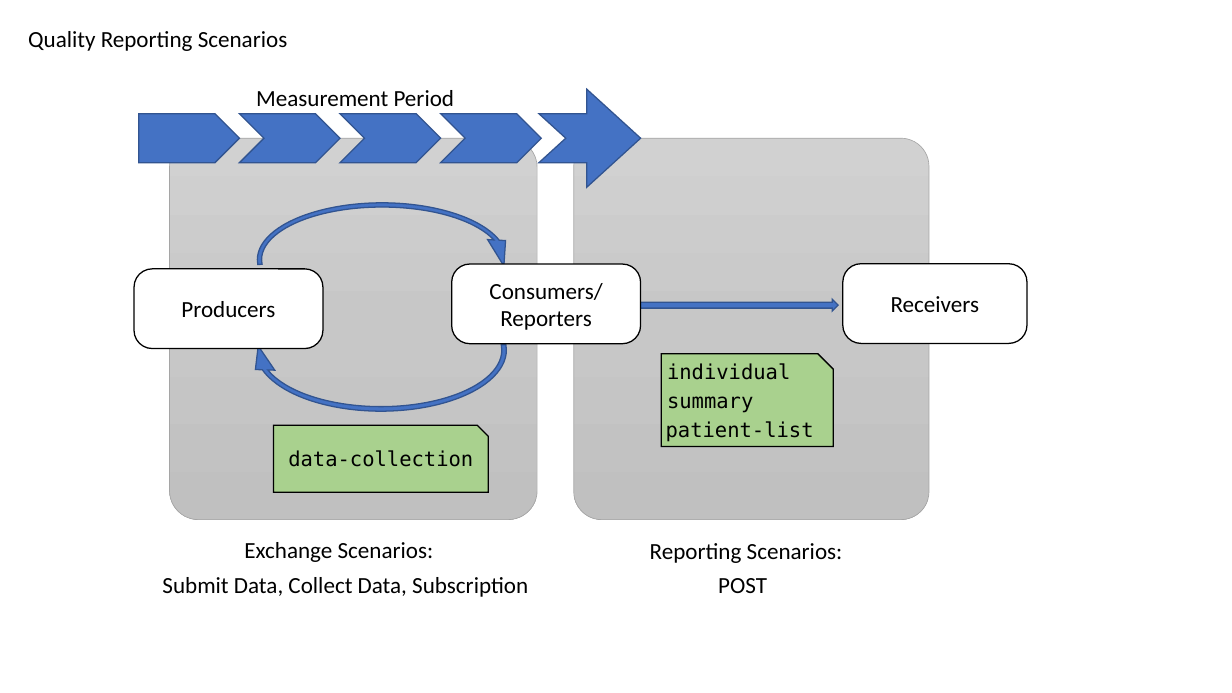
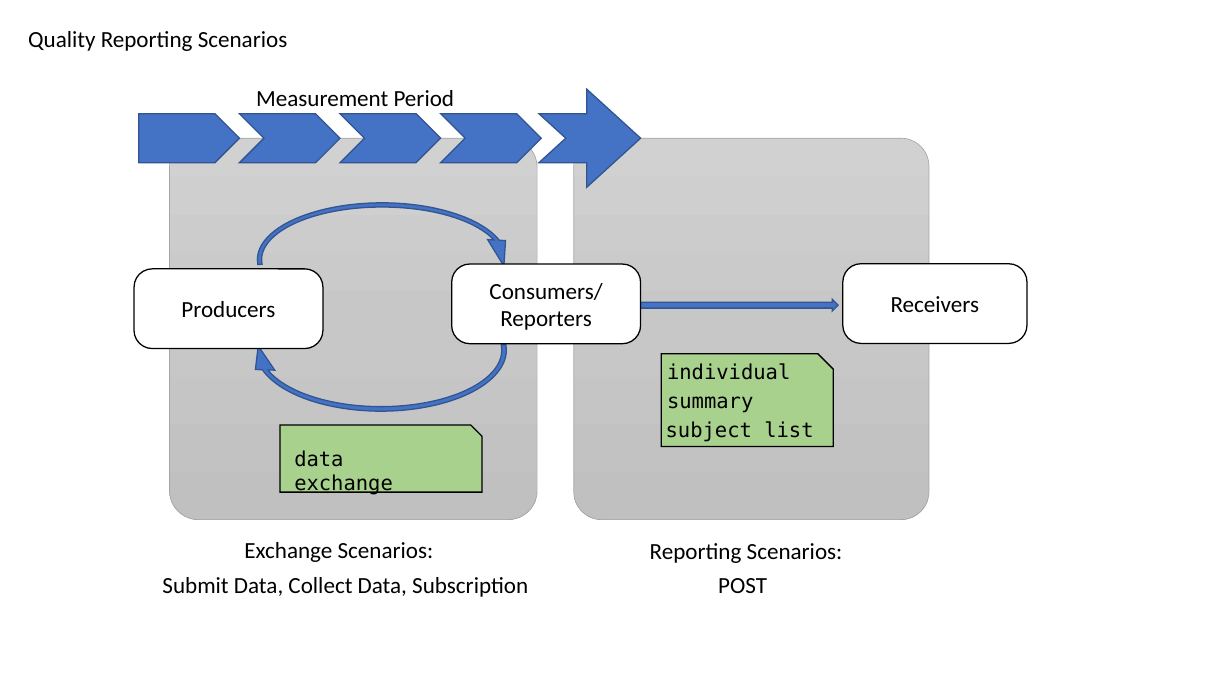
Before and after one commit to HL7/davinci-deqm, a slide deck: slide 3 of input/images/source/DEQM IG Diagram.pptx. Drawn at 1232x693 pixels with LibreOffice and Linux fonts; fonts in the diff are those of the drawing. Boxes give left, top, right and bottom in pixels: in the first picture for what was removed or moved away, otherwise in the second. Text is boxed around its words. In the diff, an @@ line names an element or a change of style, - is before the commit and + after.

```diff
--- a/input/images/source/DEQM IG Diagram.pptx
+++ b/input/images/source/DEQM IG Diagram.pptx
@@ snip rect: place and size @@
-snip rect at (274, 425, 488, 493)
+snip rect at (280, 425, 482, 493)
@@ text at (666, 421, 813, 442): text changed @@
-patient-list
+subject list
@@ text at (294, 450, 393, 496): text changed @@
-data-collection
+data exchange
```
Also in this commit, not shown: 6 other files.
